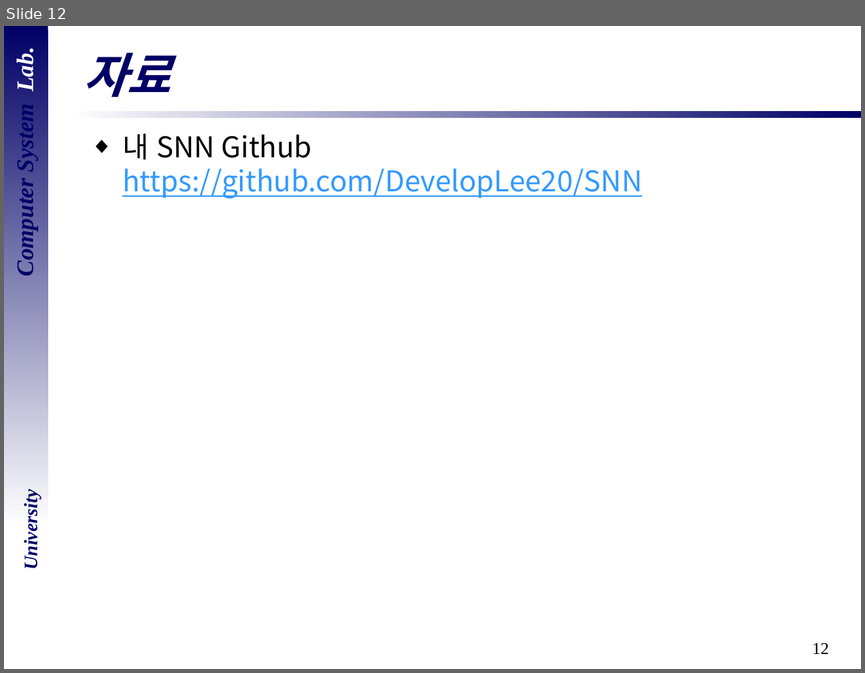
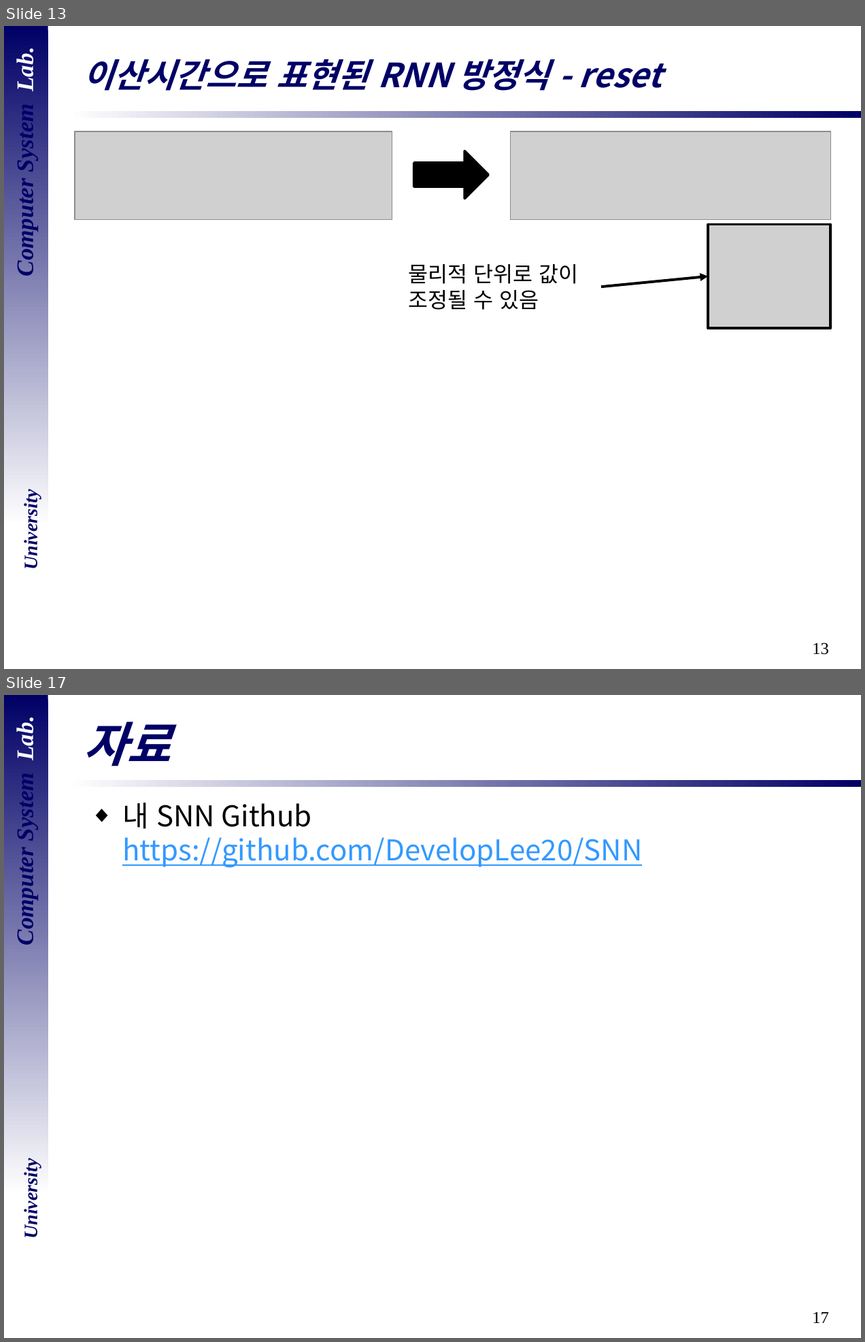
Before and after one commit to DevelopLee20/SNN, a slide deck: cs semina/07_Spytorch-1.pptx. Shown one above the other, each under a label of ours: slide 12 before the commit, slides 13 and 17 after it; the slides between them are not shown. The pictures are 865x673 and 865x1342 pixels, drawn with LibreOffice and Linux fonts; fonts in the diff are those of the drawing; grey boxes stand for pictures; background and template pictures are left out. Boxes give left, top, right and bottom in pixels: in the first picture for what was removed or moved away, otherwise in the second. Text is boxed around its words. In the diff, an @@ line names an element or a change of style, - is before the commit and + after.

```diff
--- a/cs semina/07_Spytorch-1.pptx
+++ b/cs semina/07_Spytorch-1.pptx
@@ slide 13 added at (x1=4, y1=26, x2=861, y2=669), background #FFFFFF; not listed: 5 template elements that a slide beside it also shows @@
@@ title added at (x1=84, y1=59, x2=662, y2=91), 28 pt, text #000066, bold, italic @@
+이산시간으로 표현된 RNN 방정식 - reset
@@ picture added at (x1=75, y1=131, x2=392, y2=220) @@
@@ picture added at (x1=511, y1=131, x2=831, y2=220) @@
@@ right arrow added at (x1=413, y1=151, x2=488, y2=198), fill #000000, outline #000000 2.25 pt @@
@@ picture added at (x1=708, y1=224, x2=831, y2=328) @@
@@ text added at (x1=409, y1=264, x2=578, y2=310), 18 pt, text #000000 @@
+물리적 단위로 값이
+조정될 수 있음
@@ arrow added from (601, 286) to (708, 276), #000000 2.25 pt @@
@@ what was slide 12 is now slide 17 @@
@@ page number at (x1=812, y1=1312, x2=829, y2=1323): text changed @@
-12
+17
```
Also in this commit, not shown: 2 slides changed, 4 other slides added.
